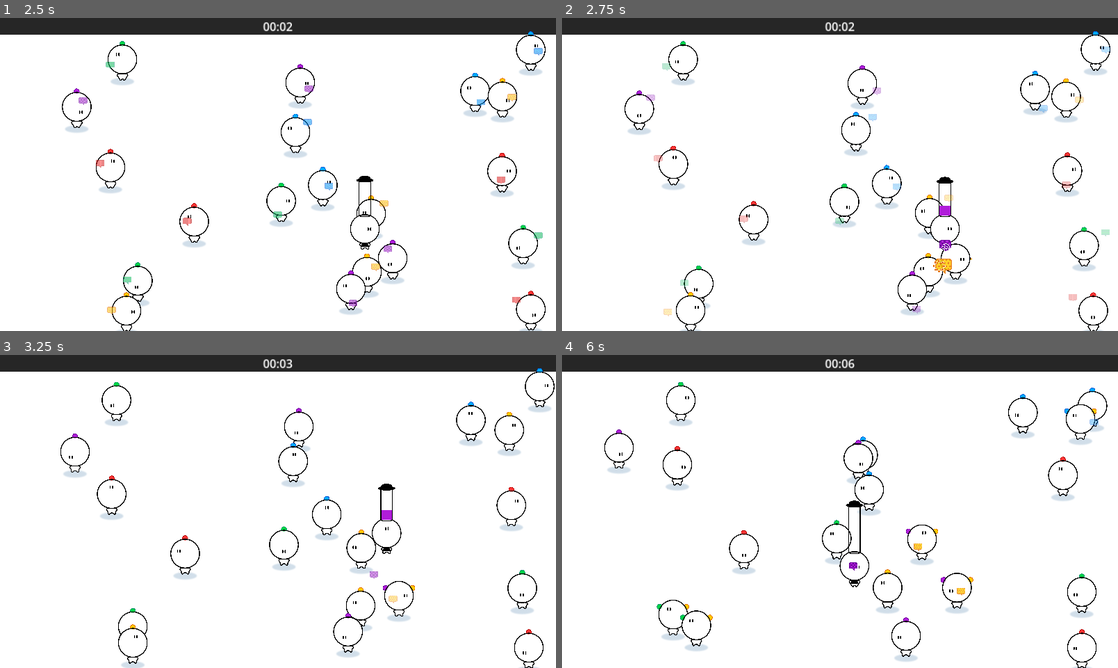
Above: before the commit, frames 1-4 (two rows, left to right).
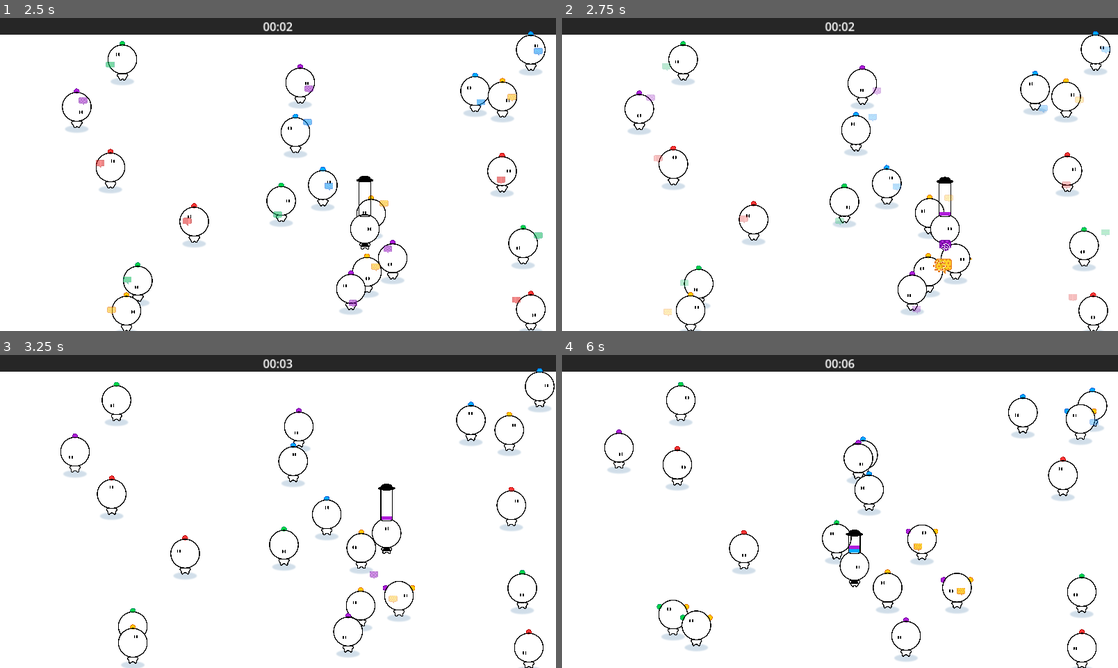
Above: after the commit, the same moments.

Repository: haihala/mankind-knew
Game: Godot game, scene res://world.tscn
Same seed, same stepped clock (60 frames per second), same inputs: the game is played once before the commit and once after it.
Inputs:
- Up to frame 1 (2.5 s): hold D (move_right) 0.53-1.28 s; hold S (move_down) 1.28-2.03 s; hold D (move_right) from 2.03 s (still down)
- Up to frame 2 (2.75 s): keep holding D (move_right)
- Up to frame 3 (3.25 s): release D (move_right) at 2.78 s; hold W (move_up) from 2.78 s (still down)
- Up to frame 4 (6 s): release W (move_up) at 3.53 s; hold A (move_left) 3.53-5.03 s; hold S (move_down) 5.03-5.78 s; hold D (move_right) from 5.78 s (still down)

Frame 1 is identical in both runs. In frame 2, less than 0.1% of the frame differs, in the area x 67-70%, y 60-62%; in frame 3, less than 0.1%; in frame 4, 0.2%, in the area x 51-55%, y 46-69%.

Commit message:
Increase hat capacity

Diff:
--- a/godot-project/player.gd
+++ b/godot-project/player.gd
@@ -6,6 +6,7 @@
 @export var release_interval: float = 10
 @export var max_hat_height: float = 50
 @export var hat_fall_speed: float = 0.1
+@export var hat_capacity: float = 3
 @export var eyes_offset: float = 5
 @export var eyes_speed: float = 0.1
 @export_range(0, PI) var spread: float = PI/2
@@ -84,6 +85,6 @@
 
 		get_parent().add_child(projectile)
 	hat_height = 1
-func influence(belief: NPC.Belief, amount: float = 0.2) -> void:
+func influence(belief: NPC.Belief, amount: float = 0.2/hat_capacity) -> void:
 	beliefs[belief] = beliefs.get(belief, 0) + amount
 	total_belief += amount
